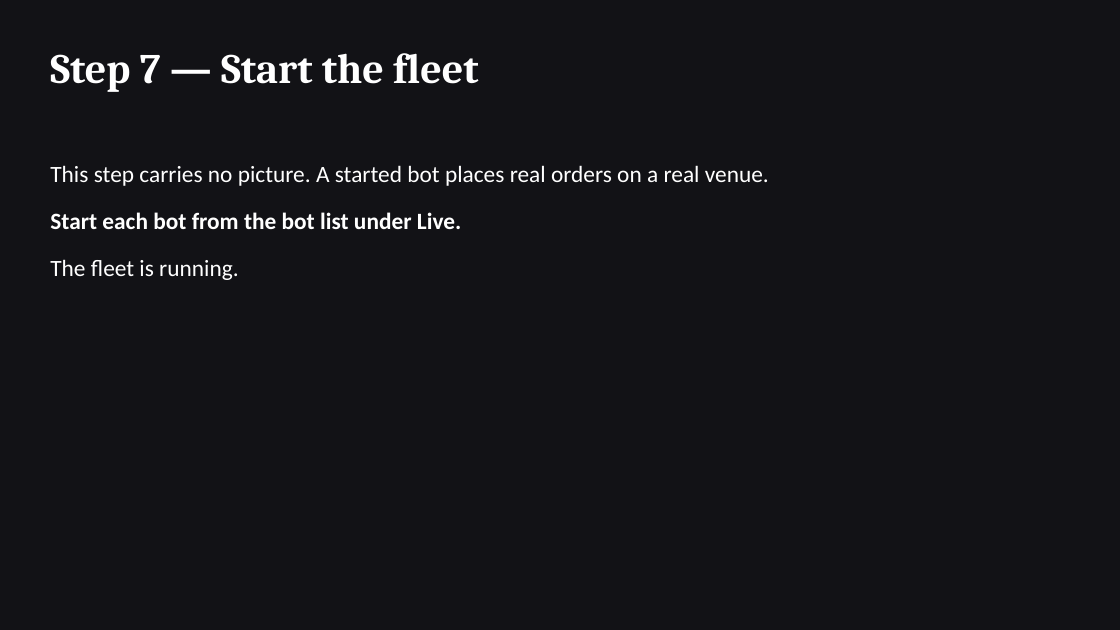
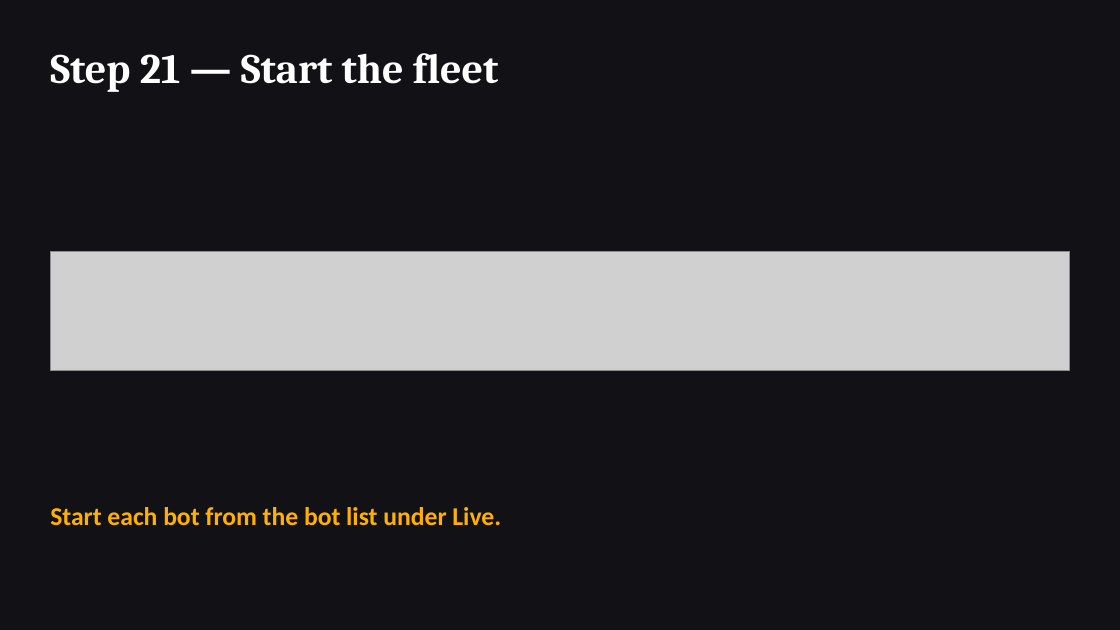
Before and after one commit to Acervator-LLC/ACERVATOR, a slide deck: slide 21 of docs/new-user-procedure/New-User-Procedure.pptx (slide 7 before the commit). Drawn at 1120x630 pixels with LibreOffice and Linux fonts; fonts in the diff are those of the drawing; grey boxes stand for pictures. Boxes give left, top, right and bottom in pixels: in the first picture for what was removed or moved away, otherwise in the second. Text is boxed around its words. In the diff, an @@ line names an element or a change of style, - is before the commit and + after.

```diff
--- a/docs/new-user-procedure/New-User-Procedure.pptx
+++ b/docs/new-user-procedure/New-User-Procedure.pptx
@@ text at <box>50,53,499,92</box>: text changed @@
-Step 7 — Start the fleet
+Step 21 — Start the fleet
@@ text removed at <box>50,165,769,280</box> @@
-This step carries no picture. A started bot places real orders on a real venue.
-Start each bot from the bot list under Live.
-The fleet is running.
@@ picture added at <box>50,251,1070,371</box> @@
@@ text added at <box>50,507,501,525</box>, 22 pt, text #FFB000, bold @@
+Start each bot from the bot list under Live.
```
Also in this commit, not shown: 6 other slides changed, 20 slides added, 5 other files.
